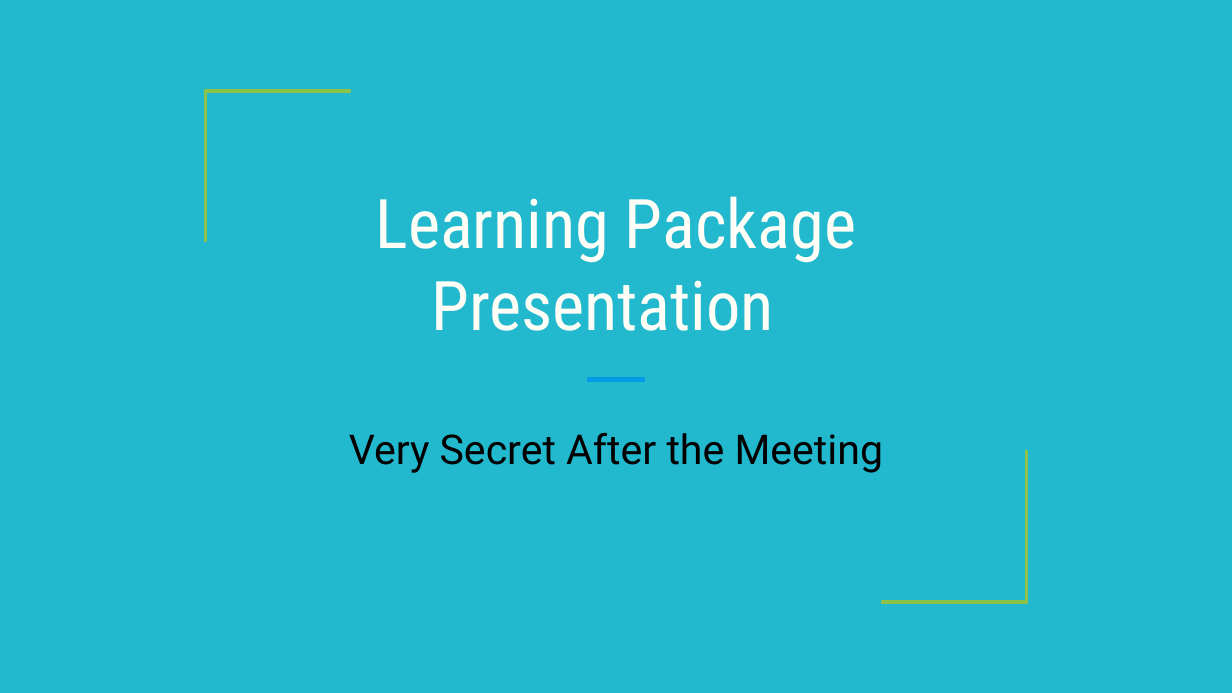
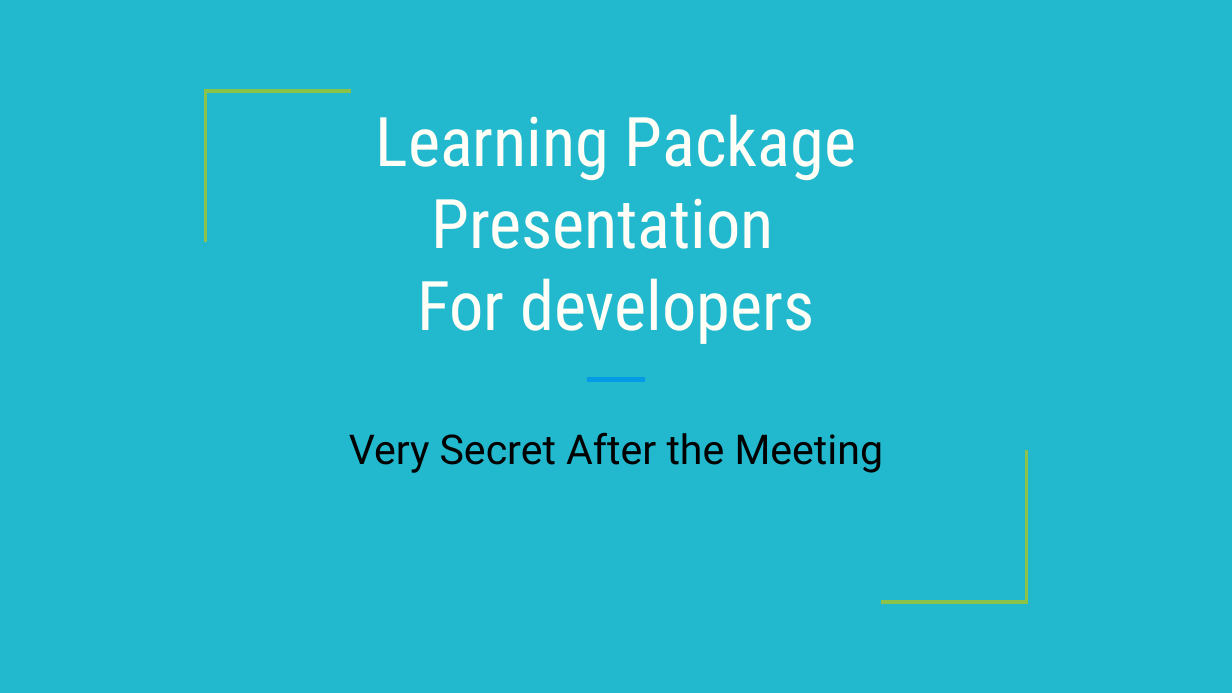
Before and after one commit to Scentefy/Very-Secret-Repository, a slide deck: slide 1 of Learning Package Presentation.pptx. Drawn at 1232x693 pixels with LibreOffice and Linux fonts; fonts in the diff are those of the drawing. Boxes give left, top, right and bottom in pixels: in the first picture for what was removed or moved away, otherwise in the second. Text is boxed around its words. In the diff, an @@ line names an element or a change of style, - is before the commit and + after.

Commit message:
change

```diff
--- a/Learning Package Presentation.pptx
+++ b/Learning Package Presentation.pptx
@@ title at (417, 278, 814, 344): paragraph added @@
+For developers
```
Also in this commit, not shown: 1 slide added.
